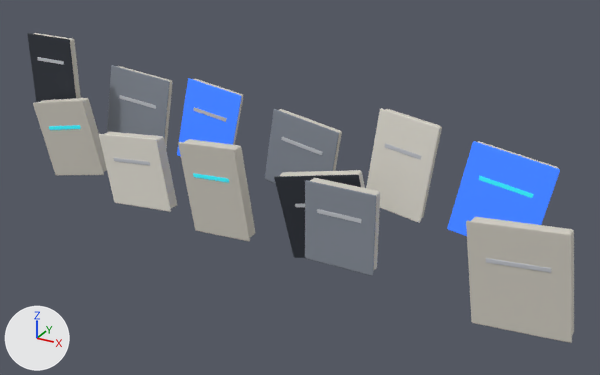
The glTF model apps/web/public/hero/hero-documents-tablet.glb as it was, and as the next commit left it.
Before and after are seen from a camera (50 mm lens) standing at (5.56, -7.49, 4.3) and looking at (0.93, 0.92, 0.09). The lights are fixed; the arrows at lower left show +X, +Y and +Z. The picture after the commit comes second. Both versions are drawn at frame 120 of the action 'Document 10 Support LogsAction'; the numbers are the values there.

Objects in the first picture: 'Annual Report spine', 'Contract spine', 'Dataset Dictionary spine', 'Knowledge Notes spine', 'Policy spine', 'Presentation spine', 'Public Filing spine', 'Research Paper spine', 'Scanned Archive spine', 'Spreadsheet spine', 'Support Logs spine', 'Technical Manual spine' and 23 more.
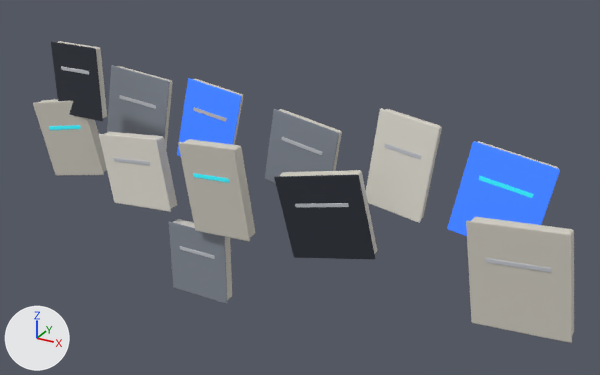
ob_document_01_annual_report is not drawn itself; it is the parent of ob_annual_report_semantic_stripe, ob_annual_report_spine, ob_annual_report_volume.
ob_document_10_support_logs is not drawn itself; it is the parent of ob_support_logs_semantic_stripe, ob_support_logs_spine, ob_support_logs_volume.

What differs and where, as boxes (x1, y1, x2, y2) in the pictures (600 x 375 px):
'Support Logs spine', moved
    before: (305, 180, 377, 276)
    after: (169, 222, 227, 304)
'Annual Report spine', moved
    before: (27, 33, 76, 102)
    after: (51, 41, 103, 121)
'Support Logs volume', moved
    before: (310, 178, 380, 270)
    after: (173, 219, 232, 300)
'Annual Report volume', moved
    before: (34, 33, 81, 98)
    after: (59, 41, 107, 118)
'Support Logs semantic stripe', moved
    before: (317, 209, 362, 223)
    after: (180, 246, 215, 259)
'Annual Report semantic stripe', moved
    before: (37, 57, 64, 65)
    after: (61, 66, 89, 75)
'Policy spine', unchanged, uncovered by the edit
    before: (274, 175, 361, 258)
    after: (274, 175, 375, 259)

Patch to the scene script:
```diff
--- a/apps/web/public/hero/hero-documents-tablet.glb.py
+++ b/apps/web/public/hero/hero-documents-tablet.glb.py
@@ ob_document_01_annual_report @@
 ob_document_01_annual_report = bpy.data.objects.new('Document 01 Annual Report', None)
-ob_document_01_annual_report.location = (-2.937, 0.838, 1.103)
+ob_document_01_annual_report.location = (-2.253, 0.589, 1.119)
 ob_document_01_annual_report.scale = (0.88, 0.36, 0.72)
@@ ob_document_10_support_logs @@
 ob_document_10_support_logs = bpy.data.objects.new('Document 10 Support Logs', None)
-ob_document_10_support_logs.location = (1.886, 0.202, 0.0994)
+ob_document_10_support_logs.location = (-0.244, 0.38, -0.996)
 ob_document_10_support_logs.scale = (0.88, 0.36, 0.72)
```
